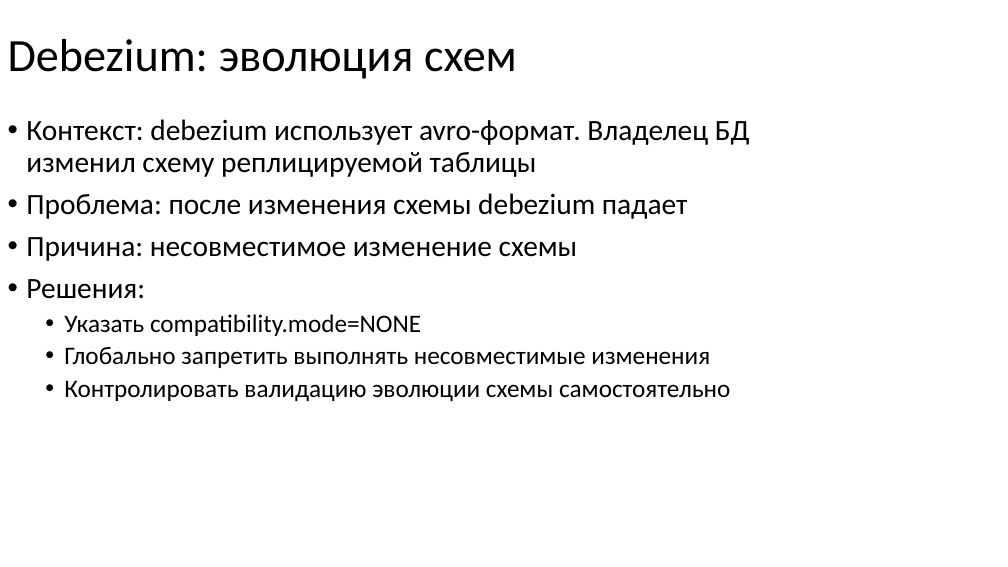
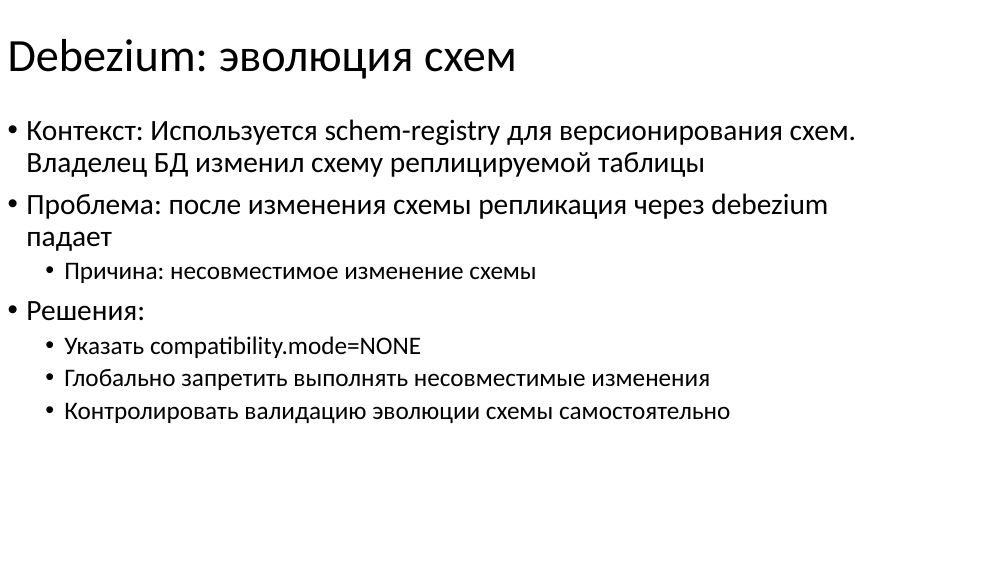
Before and after one commit to nryanov/presentations, a slide deck: slide 65 of smartdata/cdc-via-debezium/debezium-smartdata2025.pptx (slide 56 before the commit). Drawn at 1008x567 pixels with LibreOffice and Linux fonts; fonts in the diff are those of the drawing. Boxes give left, top, right and bottom in pixels: in the first picture for what was removed or moved away, otherwise in the second. Text is boxed around its words. In the diff, an @@ line names an element or a change of style, - is before the commit and + after.

```diff
--- a/smartdata/cdc-via-debezium/debezium-smartdata2025.pptx
+++ b/smartdata/cdc-via-debezium/debezium-smartdata2025.pptx
@@ text at (26,119,856,251): text changed @@
-• Контекст: debezium использует avro-формат. Владелец БД изменил схему реплицируемой таблицы
-• Проблема: после изменения схемы debezium падает
+• Контекст: Используется schem-registry для версионирования схем. Владелец БД изменил схему реплицируемой таблицы
+• Проблема: после изменения схемы репликация через debezium падает
@@ text at (64,262,536,283): size 28 to 24 pt in "Причина: несовместимое изменение схемы"; list level 1 to 2 in "Причина: несовместимое изменение схемы" @@
```
Also in this commit, not shown: 13 other slides changed, 6 slides added, 1 slide removed.
